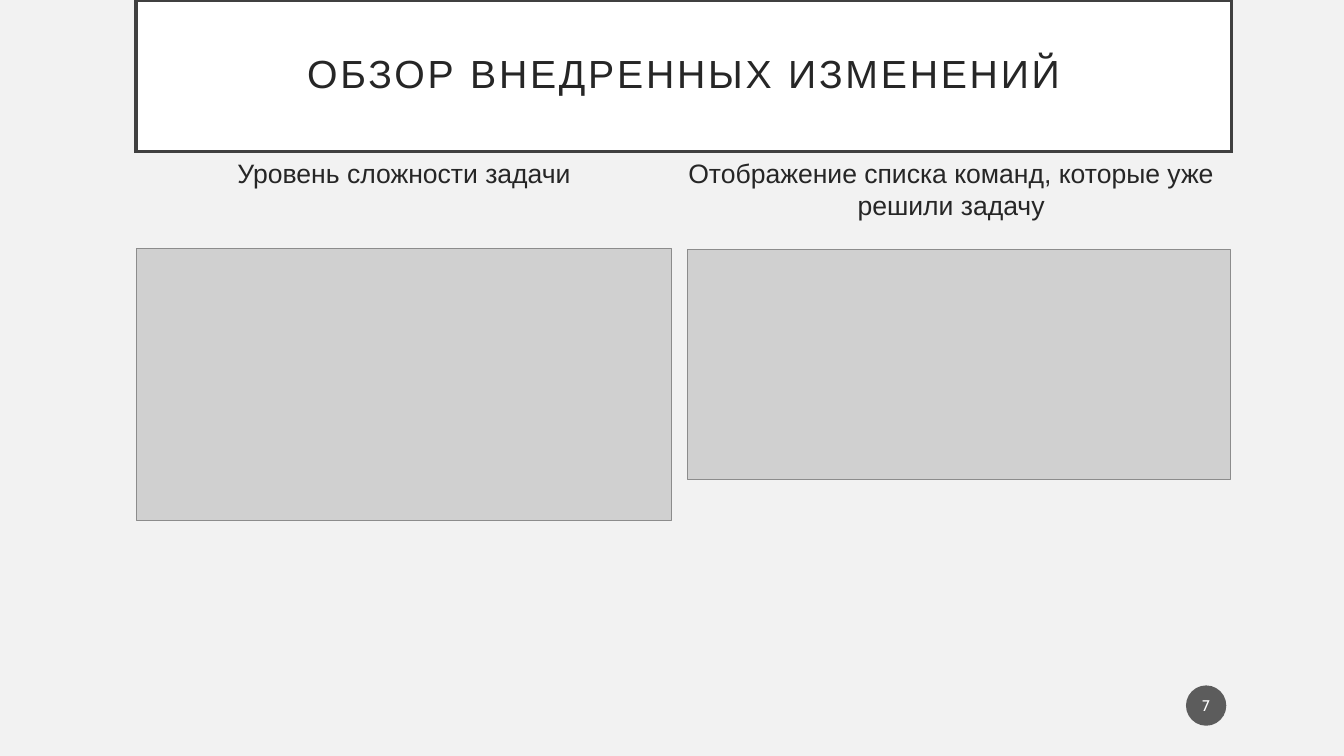
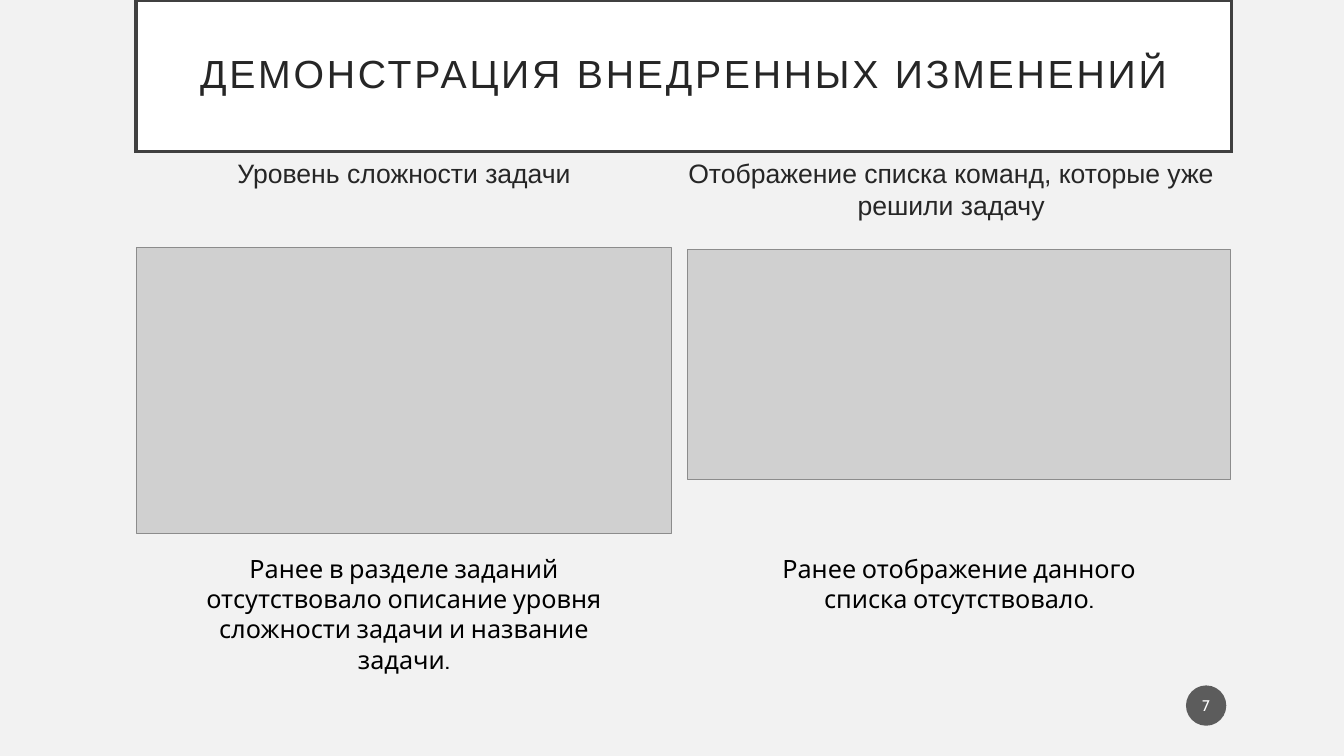
Before and after one commit to PolMarzia/diplom, a slide deck: slide 7 of Prez.pptx. Drawn at 1344x756 pixels with LibreOffice and Linux fonts; fonts in the diff are those of the drawing; grey boxes stand for pictures. Boxes give left, top, right and bottom in pixels: in the first picture for what was removed or moved away, otherwise in the second. Text is boxed around its words. In the diff, an @@ line names an element or a change of style, - is before the commit and + after.

```diff
--- a/Prez.pptx
+++ b/Prez.pptx
@@ title at (200, 57, 1167, 96): text changed @@
-ОБЗОР ВНЕДРЕННЫХ ИЗМЕНЕНИЙ
+ДЕМОНСТРАЦИЯ ВНЕДРЕННЫХ ИЗМЕНЕНИЙ
@@ picture: place and size @@
-picture at (136, 248, 673, 520)
+picture at (136, 247, 671, 533)
@@ text added at (206, 559, 601, 674), 18 pt, text #000000 @@
+Ранее в разделе заданий отсутствовало описание уровня сложности задачи и название задачи.
@@ text added at (782, 558, 1135, 614), 18 pt, text #000000 @@
+Ранее отображение данного списка отсутствовало.
```
Also in this commit, not shown: 9 other slides changed, 2 slides removed, 7 other files.
